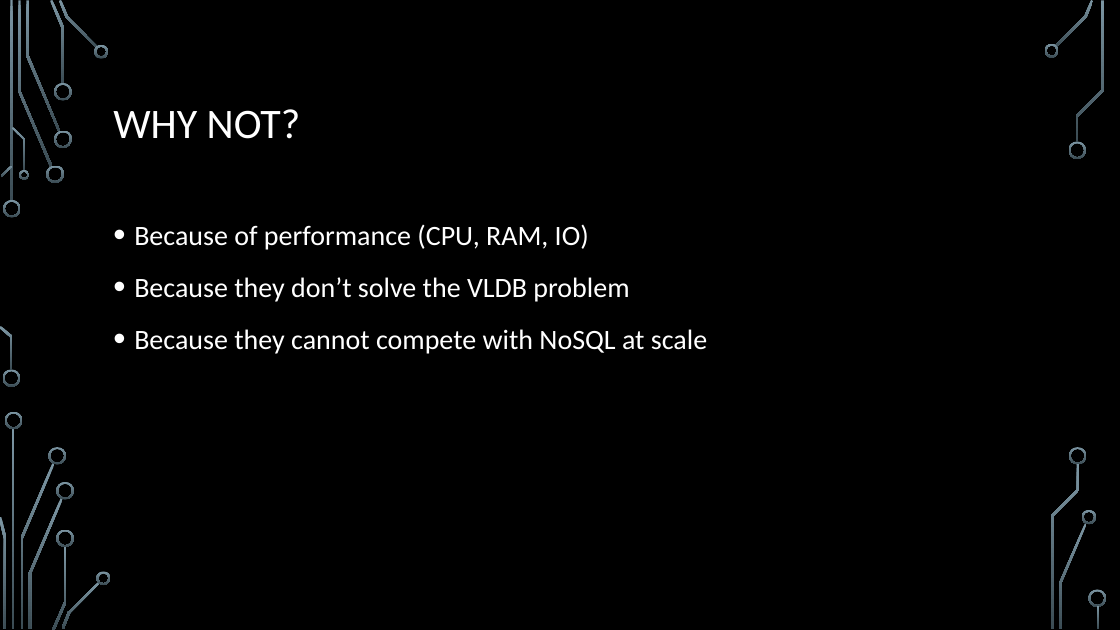
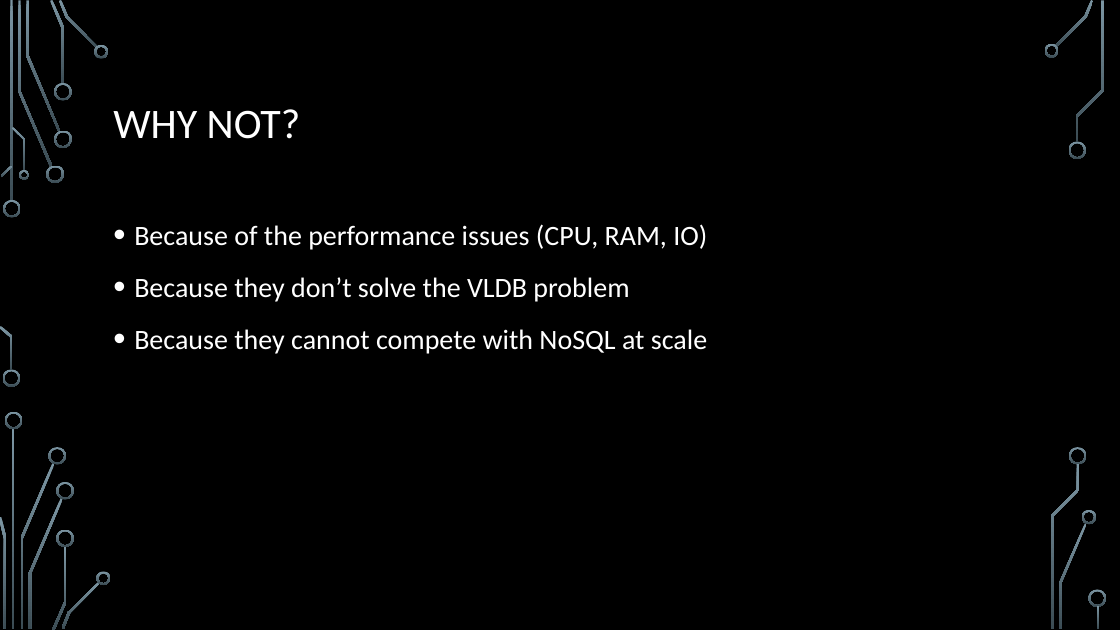
Before and after one commit to michalporeba/sharing, a slide deck: slide 14 of not-so-sql/Not So SQL Anymore v1.pptx. Drawn at 1120x630 pixels with LibreOffice and Linux fonts; fonts in the diff are those of the drawing; background and template pictures are left out. Boxes give left, top, right and bottom in pixels: in the first picture for what was removed or moved away, otherwise in the second. Text is boxed around its words. In the diff, an @@ line names an element or a change of style, - is before the commit and + after.

```diff
--- a/not-so-sql/Not So SQL Anymore v1.pptx
+++ b/not-so-sql/Not So SQL Anymore v1.pptx
@@ text at [134, 224, 707, 250]: text changed @@
-• Because of performance (CPU, RAM, IO)
+• Because of the performance issues (CPU, RAM, IO)
```
Also in this commit, not shown: 4 other slides changed.
